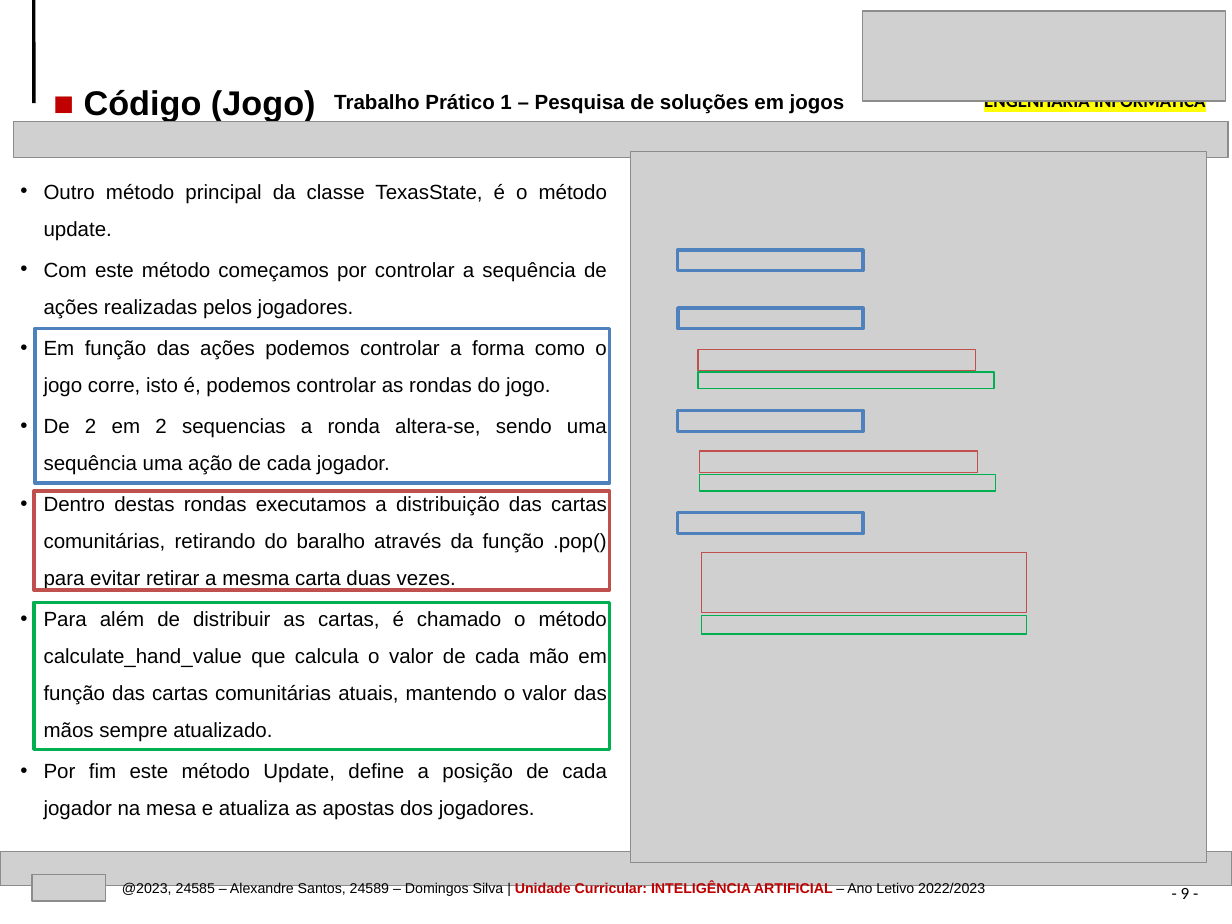
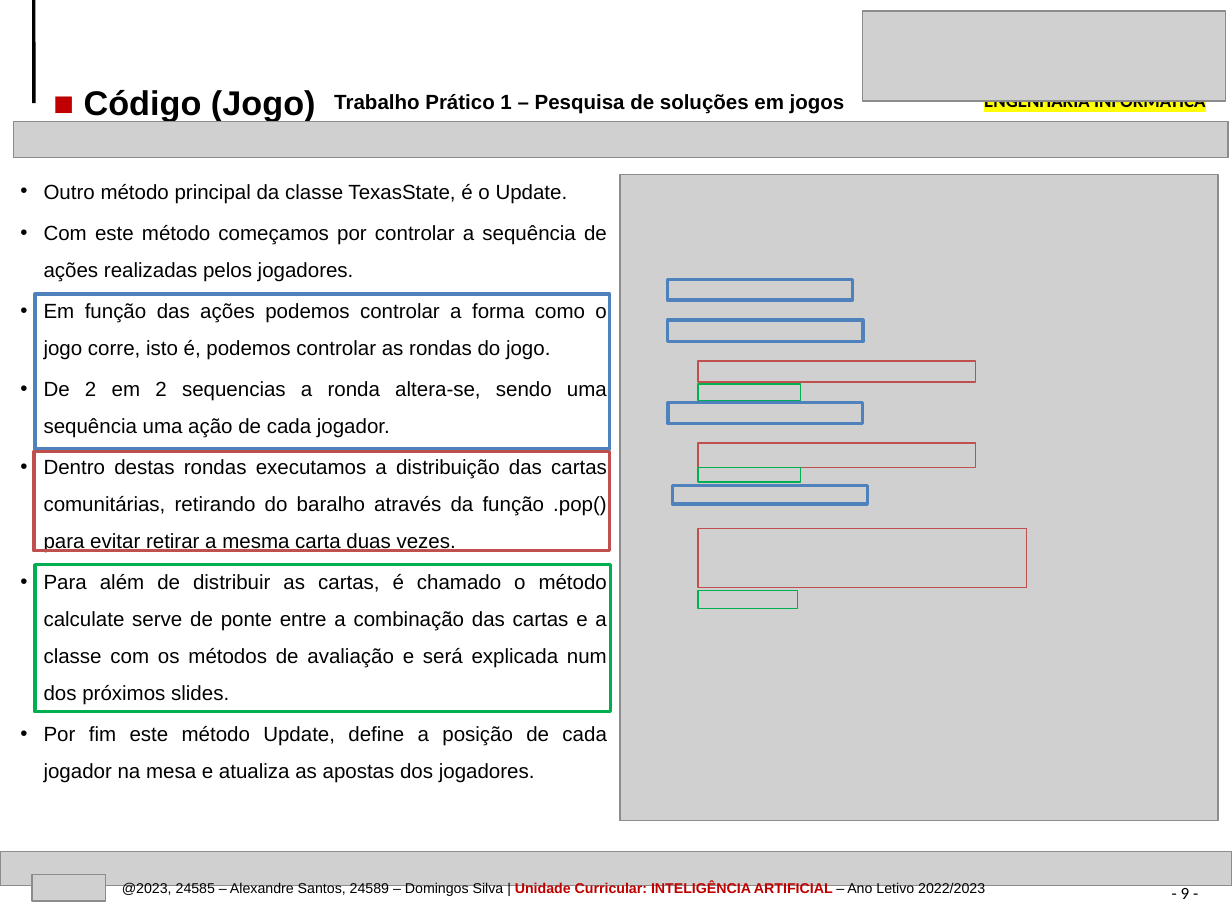
Before and after one commit to AlexandrePSantos/IPVC_EI_IA_TP1_TexasHoldEm, a slide deck: slide 9 of IPVC-EI-IA-TrabPratico1-Pesquisa_solucoes_jogos-24585-24589.pptx. Drawn at 1232x924 pixels with LibreOffice and Linux fonts; fonts in the diff are those of the drawing; grey boxes stand for pictures. Boxes give left, top, right and bottom in pixels: in the first picture for what was removed or moved away, otherwise in the second. Text is boxed around its words. In the diff, an @@ line names an element or a change of style, - is before the commit and + after.

```diff
--- a/IPVC-EI-IA-TrabPratico1-Pesquisa_solucoes_jogos-24585-24589.pptx
+++ b/IPVC-EI-IA-TrabPratico1-Pesquisa_solucoes_jogos-24585-24589.pptx
@@ picture: place and size @@
-picture at [631,152,1206,862]
+picture at [620,175,1217,822]
@@ text at [44,184,568,203]: text changed @@
-• Outro método principal da classe TexasState, é o método update.
+• Outro método principal da classe TexasState, é o Update.
@@ rectangle: place and size @@
-rectangle at [34,329,609,483]
+rectangle at [34,294,609,448]
@@ rectangle: place and size @@
-rectangle at [678,250,862,271]
+rectangle at [668,280,853,301]
@@ rectangle: place and size @@
-rectangle at [678,308,862,329]
+rectangle at [668,320,864,342]
@@ rectangle: place and size @@
-rectangle at [699,350,976,371]
+rectangle at [699,361,976,382]
@@ rectangle: place and size @@
-rectangle at [699,372,994,388]
+rectangle at [699,384,801,402]
@@ rectangle: place and size @@
-rectangle at [678,410,862,431]
+rectangle at [668,403,862,424]
@@ rectangle: place and size @@
-rectangle at [700,451,977,472]
+rectangle at [699,444,976,468]
@@ rectangle: place and size @@
-rectangle at [33,492,609,590]
+rectangle at [33,452,609,551]
@@ rectangle: place and size @@
-rectangle at [700,474,995,490]
+rectangle at [699,468,801,483]
@@ rectangle: place and size @@
-rectangle at [678,513,862,533]
+rectangle at [673,485,867,504]
@@ rectangle: place and size @@
-rectangle at [701,553,1026,612]
+rectangle at [699,529,1027,588]
@@ rectangle: place and size @@
-rectangle at [33,602,609,749]
+rectangle at [34,564,610,711]
@@ text at [44,574,607,705]: text changed @@
-• Para além de distribuir as cartas, é chamado o método calculate_hand_value que calcula o valor de cada mão em função das cartas comunitárias atuais, mantendo o valor das mãos sempre atualizado.
+• Para além de distribuir as cartas, é chamado o método calculate serve de ponte entre a combinação das cartas e a classe com os métodos de avaliação e será explicada num dos próximos slides.
@@ rectangle: place and size @@
-rectangle at [701,616,1026,634]
+rectangle at [699,590,798,607]
```
Also in this commit, not shown: 6 other slides changed, 2 slides added, 10 other files.
